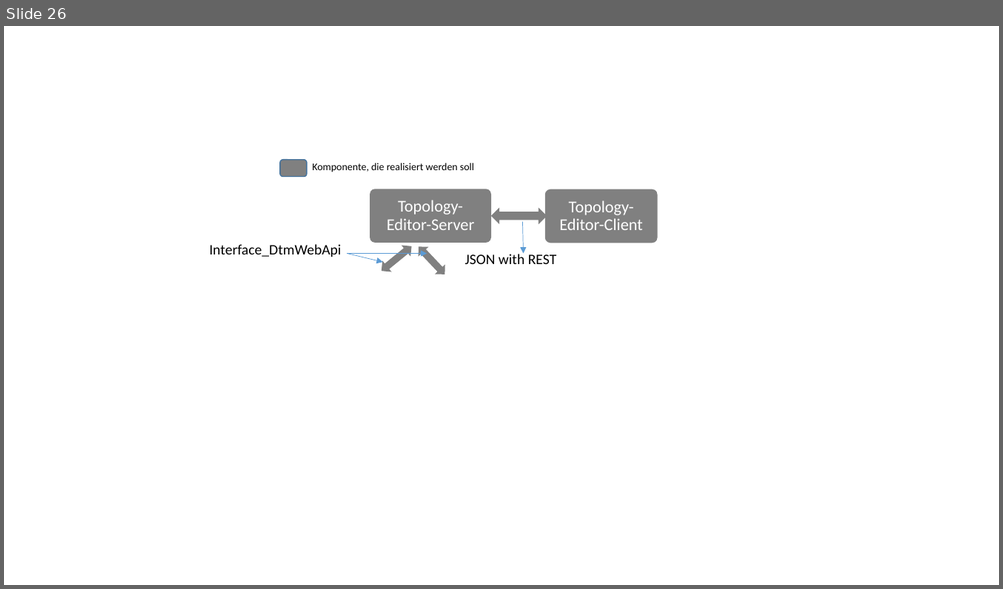
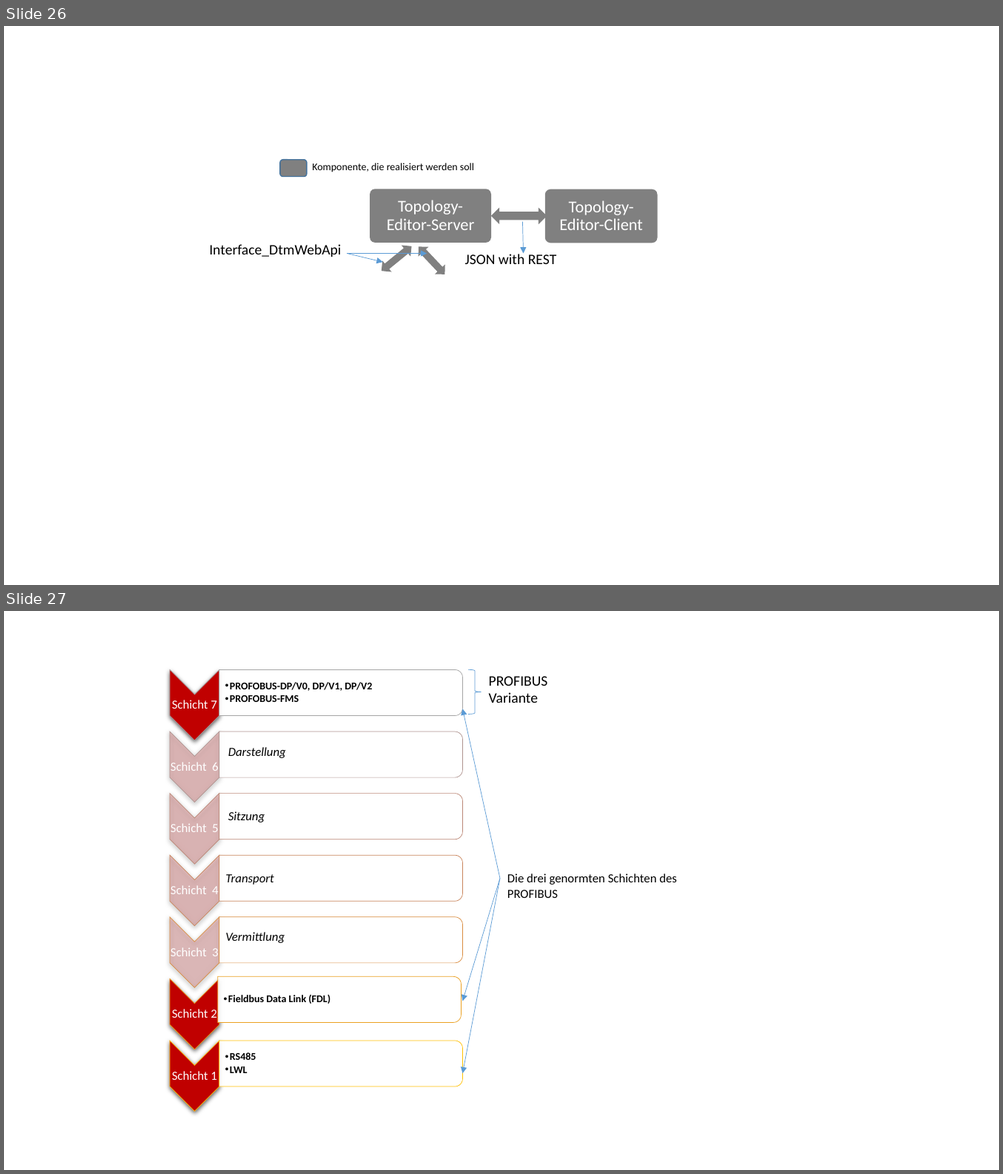
Before and after one commit to Ghislain1/zoe-fb-app, a slide deck: Masterarbeit_Skizze.pptx. Shown one above the other, each under a label of ours: slide 26 before the commit, slides 26 and 27 after it. The pictures are 1003x589 and 1003x1174 pixels, drawn with LibreOffice and Linux fonts; fonts in the diff are those of the drawing. Boxes give left, top, right and bottom in pixels: in the first picture for what was removed or moved away, otherwise in the second. Text is boxed around its words. In the diff, an @@ line names an element or a change of style, - is before the commit and + after.

```diff
--- a/Masterarbeit_Skizze.pptx
+++ b/Masterarbeit_Skizze.pptx
@@ slide 27 added at bbox=[4, 611, 999, 1170], background #FFFFFF @@
@@ right brace added at bbox=[468, 670, 481, 715], outline #5B9BD5 0.5 pt @@
@@ text added at bbox=[489, 676, 548, 703], 14 pt, text #000000 @@
+PROFIBUS Variante
@@ arrow added from (500, 879) to (463, 709), #5B9BD5 0.5 pt @@
@@ text added at bbox=[228, 747, 286, 758], 12 pt, text #000000, italic @@
+Darstellung
@@ text added at bbox=[228, 812, 264, 823], 12 pt, text #000000, italic @@
+Sitzung
@@ text added at bbox=[225, 874, 273, 885], 12 pt, text #000000, italic @@
+Transport
@@ text added at bbox=[507, 874, 677, 898], 12 pt, text #000000 @@
+Die drei genormten Schichten des PROFIBUS
@@ arrow added from (500, 879) to (463, 1001), #5B9BD5 0.5 pt @@
@@ arrow added from (500, 879) to (463, 1073), #5B9BD5 0.5 pt @@
@@ text added at bbox=[225, 932, 284, 943], 12 pt, text #000000, italic @@
+Vermittlung
@@ group added at bbox=[170, 669, 463, 1112]: 10 texts, 7 chevrons, 7 round same rects @@
+Schicht 7
+  •• PROFOBUS-DP/V0, DP/V1, DP/V2
+  •• PROFOBUS-FMS
+Schicht 6
+Schicht 5
+Schicht 4
+Schicht 3
+Schicht 2
+  •• Fieldbus Data Link (FDL)
+Schicht 1
+  •• RS485
+  •• LWL
```
Also in this commit, not shown: 3 other files.
